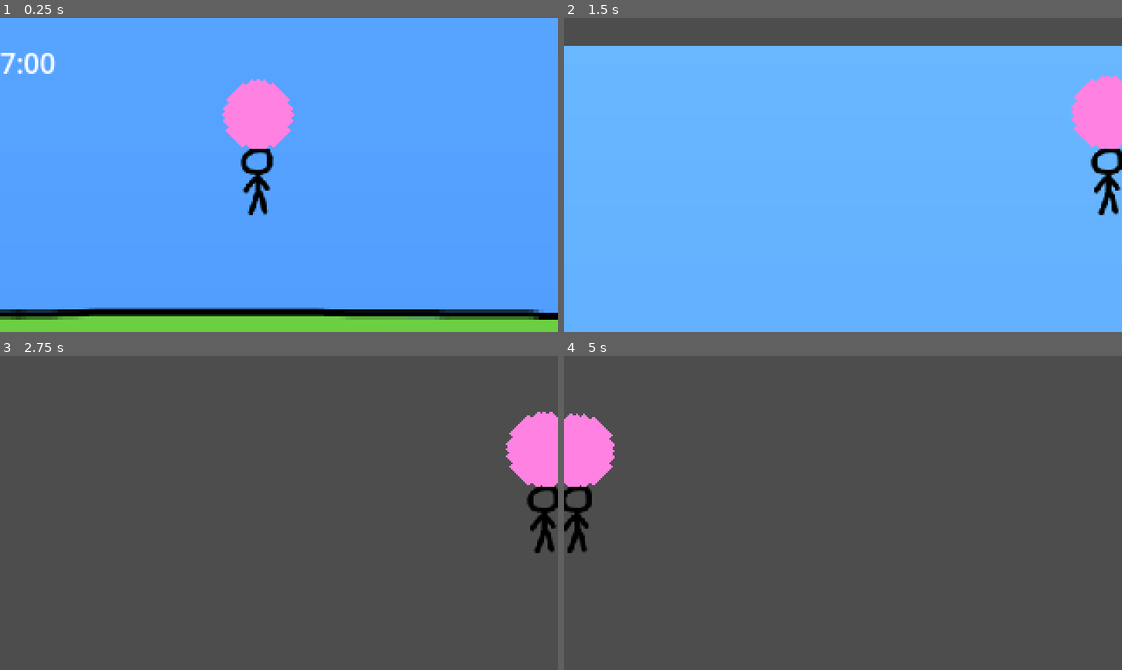
Above: before the commit, frames 1-4 (two rows, left to right).
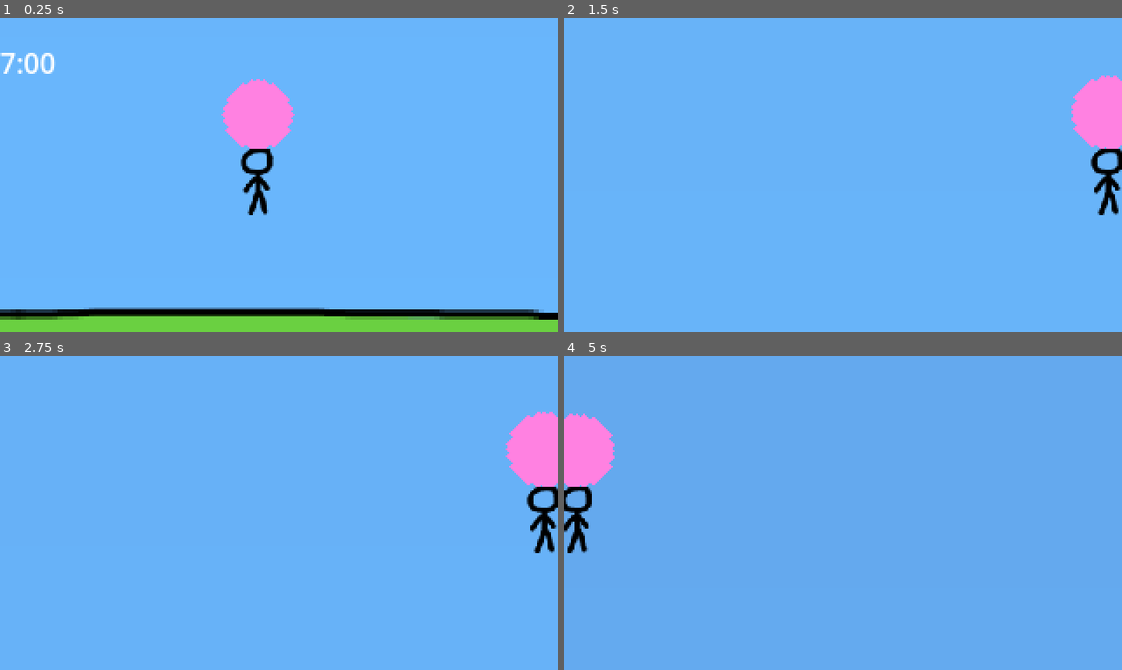
Above: after the commit, the same moments.

Repository: eagle-eye-scouter/GGJ_BubbleBlowing
Game: Godot game, scene res://scenes/scroll_world.tscn
Two runs of this game, one before a commit and one after it. Both use one fixed random seed, a clock stepped at 60 frames per second and the inputs below.
Inputs:
- Up to frame 1 (0.25 s): no input
- Up to frame 2 (1.5 s): tap Enter (ui_accept) at 0.5, 0.77 s; hold D (player_right) 0.53-1.28 s; hold Space (player_breath) 0.53-1.28 s; hold S (player_down) from 1.28 s (still down); tap Space (player_breath) at 1.35 s
- Up to frame 3 (2.75 s): tap Enter (ui_accept) at 1.52 s; release S (player_down) at 2.03 s; hold D (player_right) from 2.03 s (still down); hold Space (player_breath) from 2.03 s (still down)
- Up to frame 4 (5 s): tap Enter (ui_accept) at 2.75, 3.02, 3.5, 3.77, 4.52 s; release D (player_right) at 2.78 s; release Space (player_breath) at 2.78 s; hold W (player_up) 2.78-3.53 s; tap Space (player_breath) at 2.85, 4.35 s; hold Space (player_breath) 3.53-4.28 s; hold A (player_left) from 3.53 s (still down)

The runs differ from the first frame. In frame 1, 6.4% of the frame differs, in the area x 0-100%, y 86-94%; in frame 2, 8.9%; in frame 3, 98%; in frame 4, 98%, in the area x 0-100%, y 0-100%.

Commit message:
Expand sky

Diff:
--- a/scenes/scroll_world.tscn
+++ b/scenes/scroll_world.tscn
@@ -7,7 +7,7 @@
 
 [sub_resource type="Gradient" id="Gradient_p0pkq"]
 interpolation_color_space = 2
-colors = PackedColorArray(0.4182, 0.725067, 1, 1, 0.204, 0.464667, 1, 1)
+colors = PackedColorArray(0.4182, 0.725067, 1, 1, 0.077, 0, 0.21, 1)
 
 [sub_resource type="GradientTexture1D" id="GradientTexture1D_p6wtx"]
 gradient = SubResource("Gradient_p0pkq")
@@ -25,19 +25,21 @@
 clip_contents = true
 layout_mode = 3
 anchors_preset = 0
-offset_left = 320.0
-offset_top = -499.0
-offset_right = 1897.0
-offset_bottom = -179.0
-rotation = 1.5708
+offset_top = 167.0
+offset_right = 1577.0
+offset_bottom = 487.0
+rotation = -1.5708
+scale = Vector2(11.56, 1)
 
 [node name="Sky" type="TextureRect" parent="Background"]
 layout_mode = 1
 anchors_preset = 15
 anchor_right = 1.0
 anchor_bottom = 1.0
-offset_left = -38.0
-offset_right = 38.0
+offset_left = -33.3045
+offset_top = -1.68289e-05
+offset_right = 1442.7
+offset_bottom = -3.05176e-05
 grow_horizontal = 2
 grow_vertical = 2
 texture = SubResource("GradientTexture1D_p6wtx")
